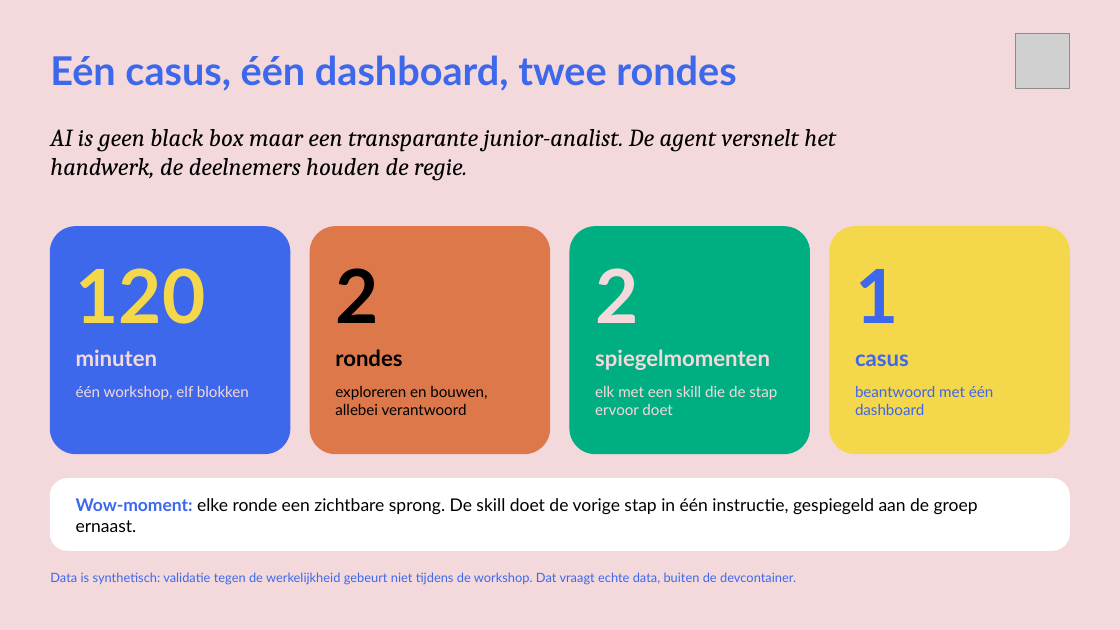
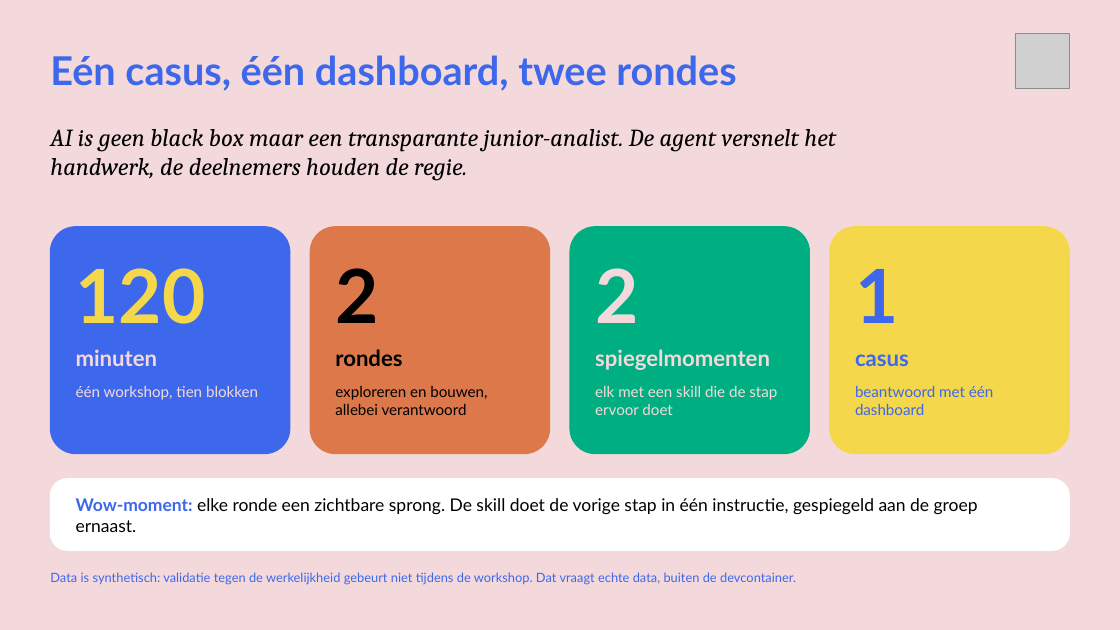
Before and after one commit to cedanl/clidev-presentaties, a slide deck: slide 2 of workshop-rad/exports/workshop-voorstel-RAD_120min.pptx. Drawn at 1120x630 pixels with LibreOffice and Linux fonts; fonts in the diff are those of the drawing; grey boxes stand for pictures. Boxes give left, top, right and bottom in pixels: in the first picture for what was removed or moved away, otherwise in the second. Text is boxed around its words. In the diff, an @@ line names an element or a change of style, - is before the commit and + after.

```diff
--- a/workshop-rad/exports/workshop-voorstel-RAD_120min.pptx
+++ b/workshop-rad/exports/workshop-voorstel-RAD_120min.pptx
@@ text at <box>76,386,258,400</box>: text changed @@
-één workshop, elf blokken
+één workshop, tien blokken
```
Also in this commit, not shown: 2 other slides changed, 10 other files.
